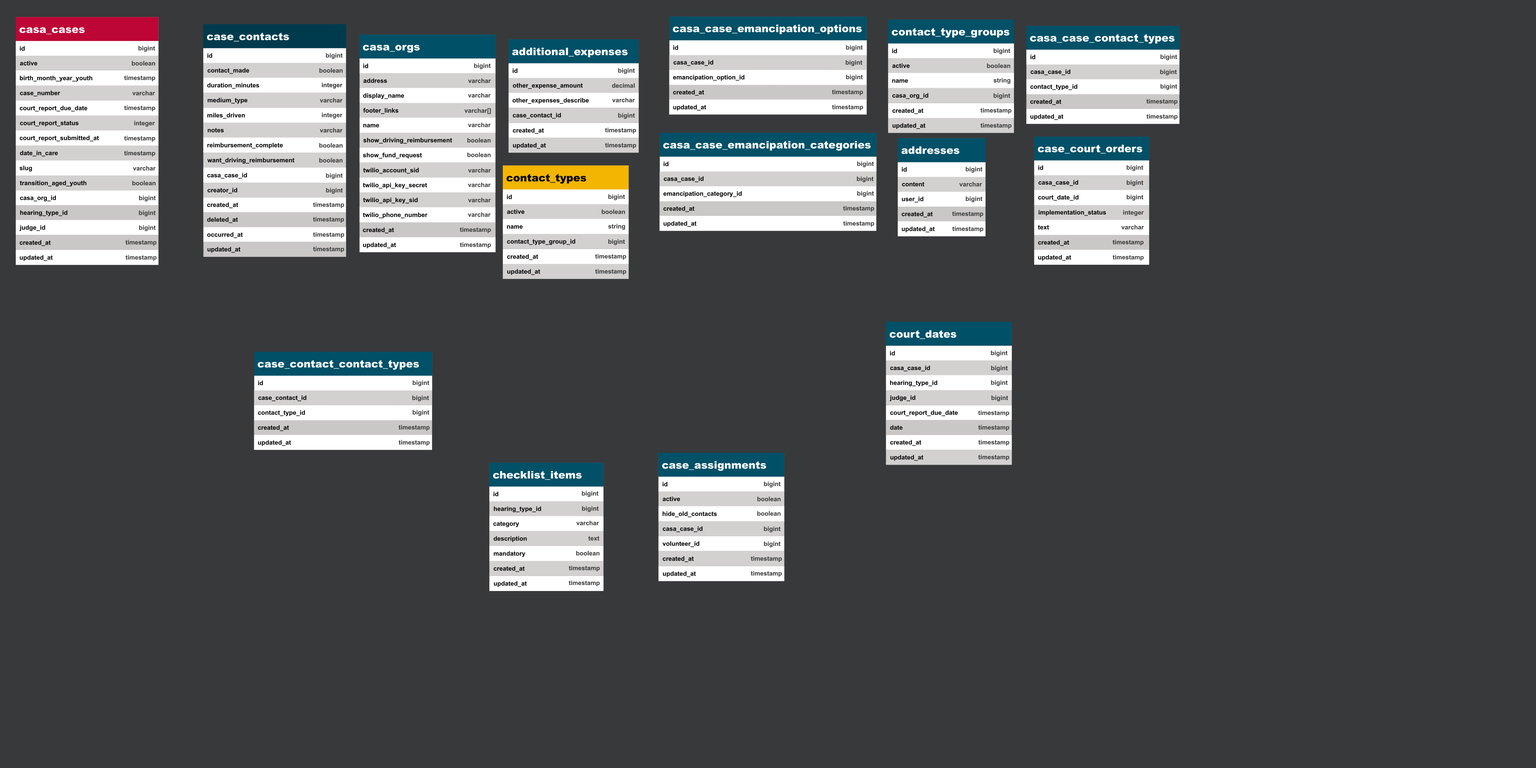
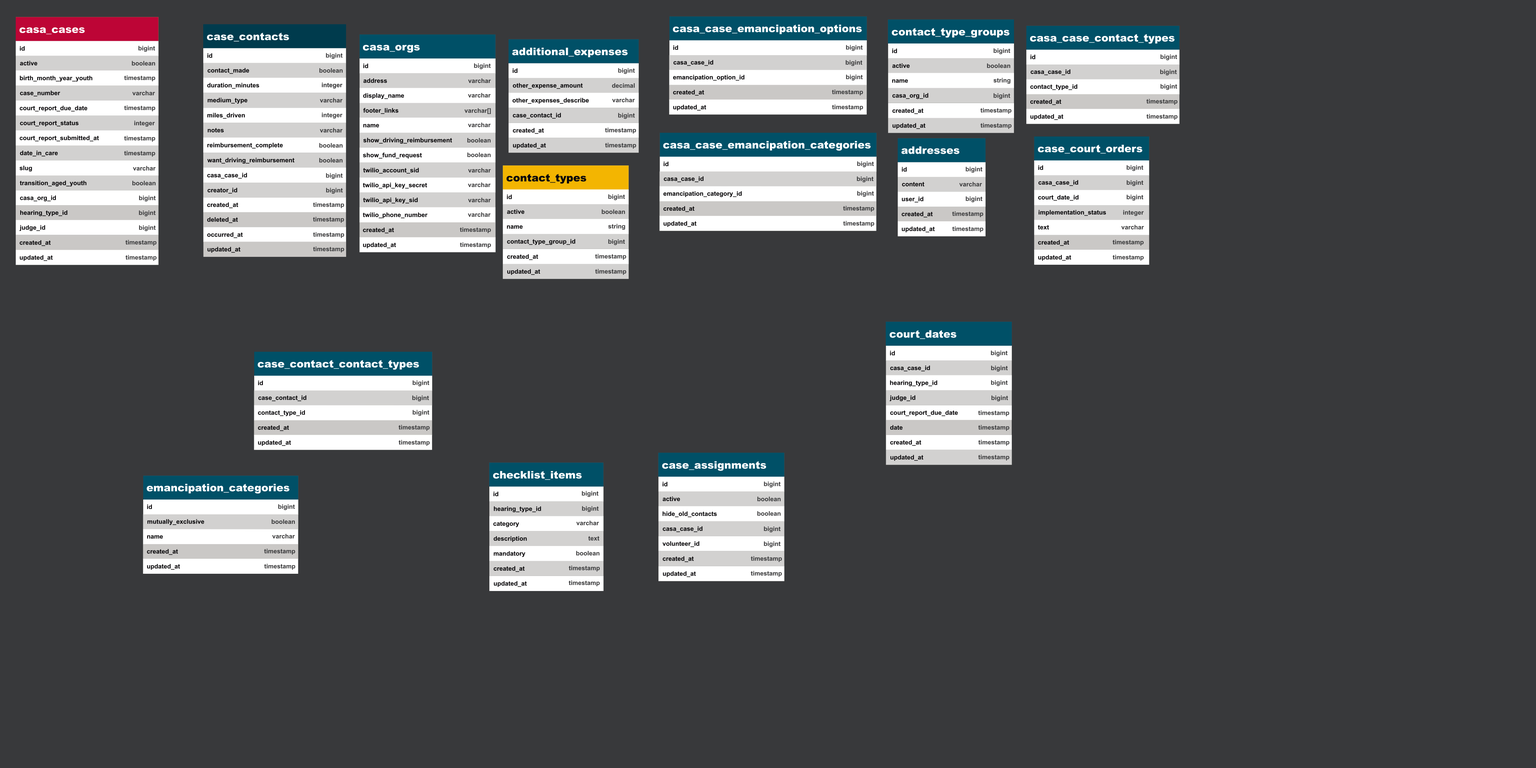
Layered file, before and after one edit (1536×768). Changes by layer:
pixels changed over [142, 475, 299, 575] (layer not identified)
